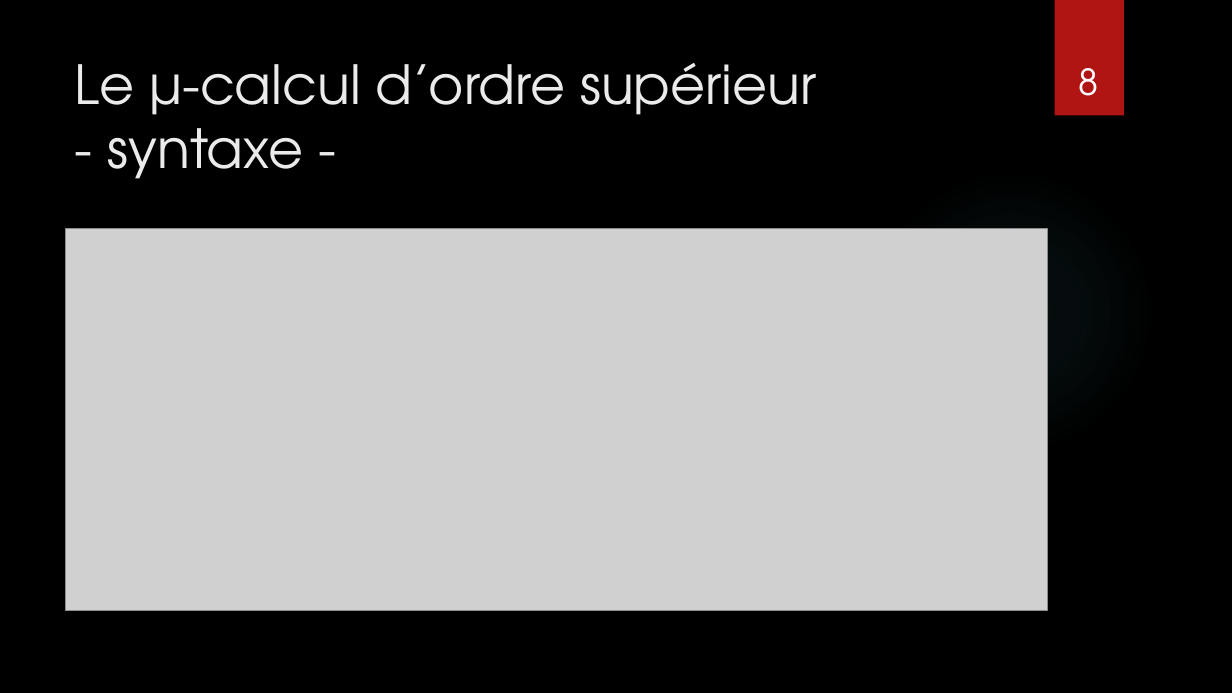
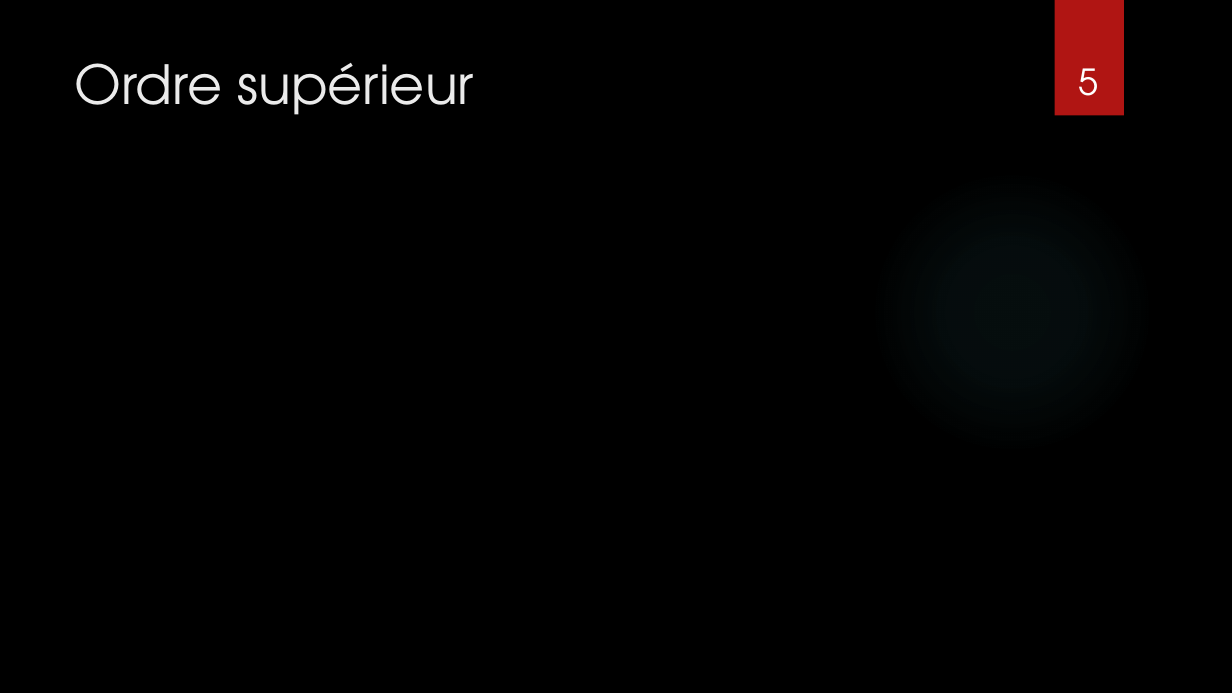
Before and after one commit to CamilleBonnin/TER-S3-Typing-the-higher-order-polyadic-mu-calculus, a slide deck: slide 5 of Presentation/TER_M2_presentation.pptx (slide 8 before the commit). Drawn at 1232x693 pixels with LibreOffice and Linux fonts; fonts in the diff are those of the drawing; grey boxes stand for pictures; background and template pictures are left out. Boxes give left, top, right and bottom in pixels: in the first picture for what was removed or moved away, otherwise in the second. Text is boxed around its words. In the diff, an @@ line names an element or a change of style, - is before the commit and + after.

```diff
--- a/Presentation/TER_M2_presentation.pptx
+++ b/Presentation/TER_M2_presentation.pptx
@@ title at bbox=[75, 63, 475, 115]: text changed @@
-Le μ-calcul d’ordre supérieur
-- syntaxe -
+Ordre supérieur
@@ page number at bbox=[1078, 68, 1098, 96]: text changed @@
-8
+5
@@ picture removed at bbox=[66, 228, 1048, 611] @@
```
Also in this commit, not shown: 9 other slides changed, 9 slides added, 12 slides removed, 4 other files.
